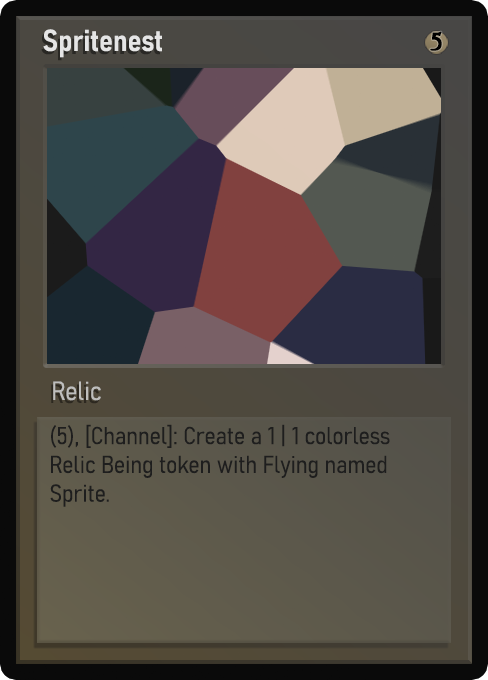
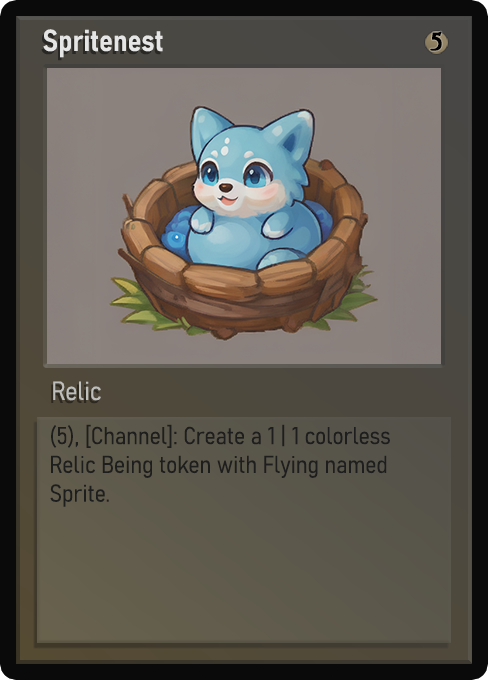
Layered file, before and after one edit (488 x 680). Changes by layer:
painted on "Name" over <box>44,29,163,52</box>
painted on "Class" over <box>59,383,101,401</box>
painted on "Desc_norm" over <box>50,427,390,502</box>
painted on "Artwork" over <box>47,68,441,364</box>
